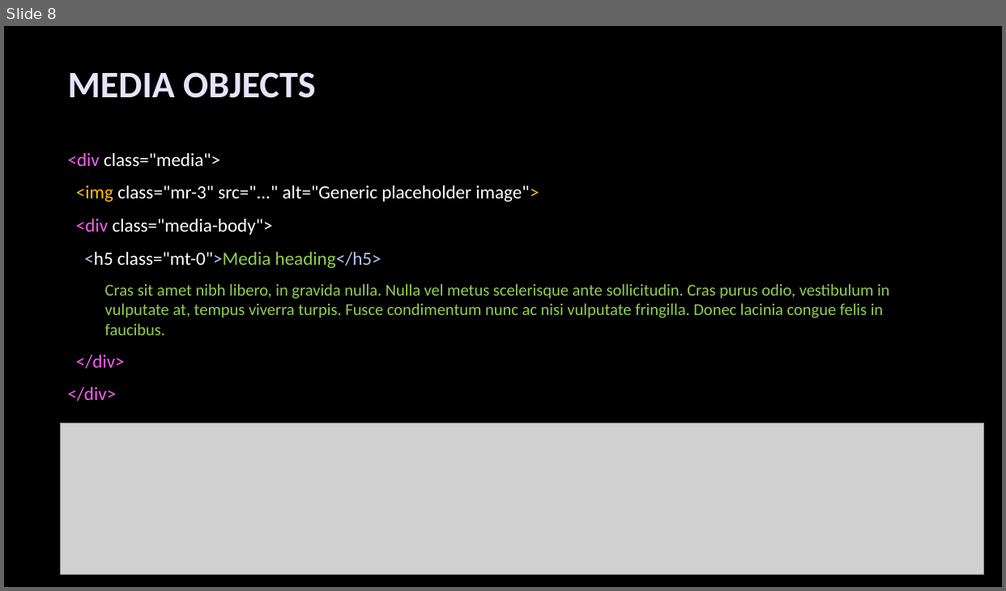
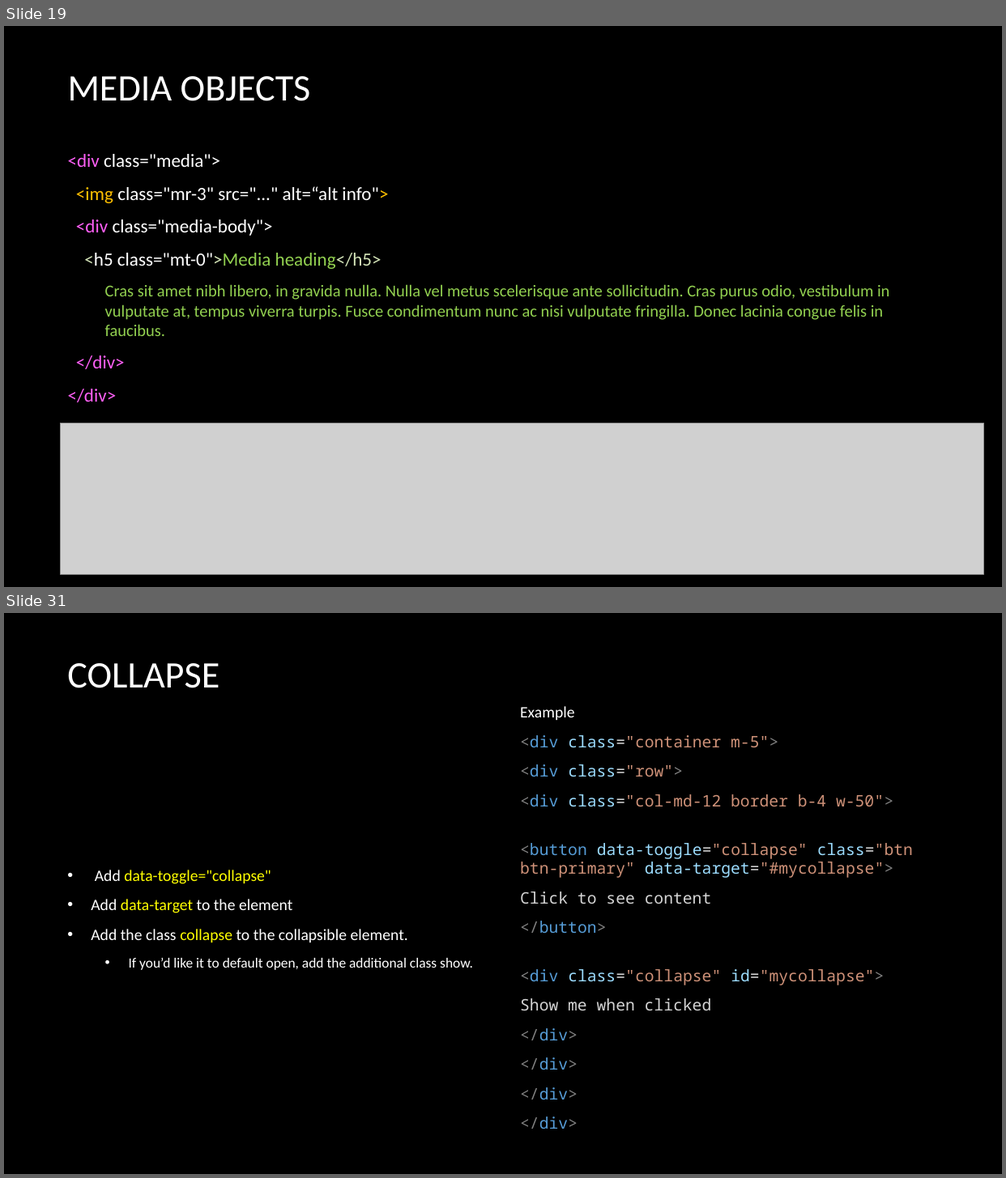
Before and after one commit to deepavn/bootstrap4, a slide deck: material/Bootstrap_Layout.pptx. Shown one above the other, each under a label of ours: slide 8 before the commit, slides 19 and 31 after it; the slides between them are not shown. The pictures are 1006x591 and 1006x1178 pixels, drawn with LibreOffice and Linux fonts; fonts in the diff are those of the drawing; grey boxes stand for pictures; background and template pictures are left out. Boxes give left, top, right and bottom in pixels: in the first picture for what was removed or moved away, otherwise in the second. Text is boxed around its words. In the diff, an @@ line names an element or a change of style, - is before the commit and + after.

```diff
--- a/material/Bootstrap_Layout.pptx
+++ b/material/Bootstrap_Layout.pptx
@@ slide 31 added at (x1=4, y1=613, x2=1002, y2=1174), background picture (left out) @@
@@ title added at (x1=67, y1=663, x2=219, y2=688), 36 pt, text #FFFFFF @@
+COLLAPSE
@@ text added at (x1=520, y1=735, x2=913, y2=1129), 15.3 pt, text #CE9178 @@
+Example
+<div class="container m-5">
+<div class="row">
+<div class="col-md-12 border b-4 w-50">
+<button data-toggle="collapse" class="btn btn-primary" data-target="#mycollapse">
+Click to see content
+</button>
+<div class="collapse" id="mycollapse">
+Show me when clicked
+</div>
+</div>
+</div>
+</div>
@@ text added at (x1=91, y1=870, x2=473, y2=970), 15.3 pt, text #FFFFFF @@
+• Add data-toggle="collapse"
+• Add data-target to the element
+• Add the class collapse to the collapsible element.
+  • If you’d like it to default open, add the additional class show.
@@ what was slide 8 is now slide 19 @@
@@ slide 19 changed as well @@
@@ title "MEDIA OBJECTS" at (x1=68, y1=76, x2=311, y2=101): text colour #E7E3F9 to #FFFFFF, bold off @@
@@ text at (x1=76, y1=186, x2=388, y2=203): text changed @@
-<img class="mr-3" src="..." alt="Generic placeholder image">
+<img class="mr-3" src="..." alt=“alt info">
@@ text at (x1=84, y1=253, x2=381, y2=269): text colour #B5C8F5 to #D3E3B7 in "<h5 class="mt-0">Media heading</h5>" @@
```
Also in this commit, not shown: 5 other slides changed, 27 other slides added, 2 slides removed, 2 other files.
